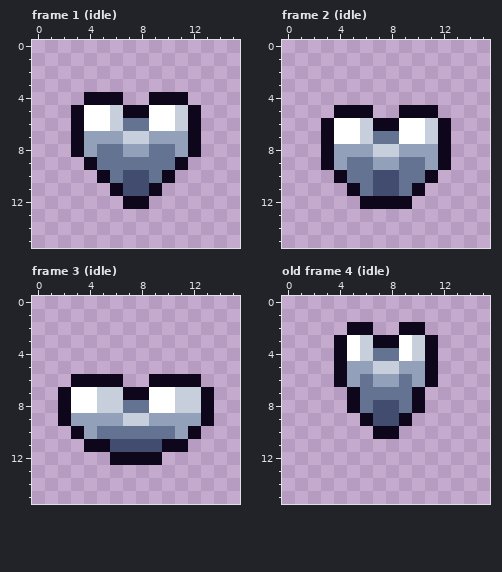
File history of a pixel-art file, core/assets/ase/fx_heart.ase. This is how it looked before the edit.
16x16 pixels, 4 frames. Shown: frame 1 (idle), frame 2 (idle), frame 3 (idle), old frame 4 (idle). The commit also changed other frames, which this record leaves out.
New version:
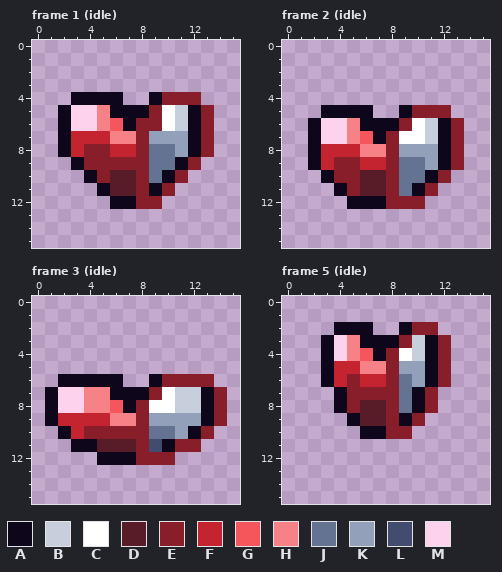
Palette (. is transparent): A #0e071b  B #c7cfdd  C #ffffff  D #571c27  E #891e2b  F #c42430  G #f5555d  H #f68187  J #657392  K #92a1b9  L #424c6e  M #fdd2ed
A new or re-ordered frame is compared with the old frame closest to it.
Message: Better half a star and half a heart
Change:
frames 4 -> 5
Changed rows in their new state; - is an unchanged pixel.
Frame 1 (idle):
first column x 2:
 4 -A------EEE-
 5 AMMHA--E---E
 6 AMMHGAEE---E
 7 AFFFHHE----E
 8 AFEEFFE----E
 9 -AEEEEE---E-
10 --AEDDE--E--
11 ---ADDE-E---
12 ----A-EE----
Frame 2 (idle):
first column x 2:
 5 -A------EEE-
 6 AMMHA--E---E
 7 AMMHGAE----E
 8 AFFFHHE----E
 9 AFEEFFE----E
10 -AEEDDE---E-
11 --AEDDE--E--
12 ---A--EEE---
Frame 3 (idle):
first column x 1:
 6 -A-------EEEE-
 7 AMMHHA--E----E
 8 AMMHHGAE-----E
 9 AFFFFHHE-----E
10 -AFEEEEE----E-
11 --A-DDDE--EE--
12 ----A--EEE----
Frame 5 (idle) is new; against old frame 4 (idle):
first column x 3:
 2 -A-----EE-
 3 AMHA--E--E
 4 AMHGAE---E
 5 AFFHHE---E
 6 AFEFFE---E
 7 -AEEEE--E-
 8 -AEDDE--E-
 9 --ADDE-E--
10 ---A-EE---
Pixel boxes of the changes (left, top, right, bottom) in both pictures:
changed: (58, 92, 214, 209)
changed: (308, 105, 464, 209)
changed: (45, 374, 227, 465)
changed: (321, 322, 451, 439)
